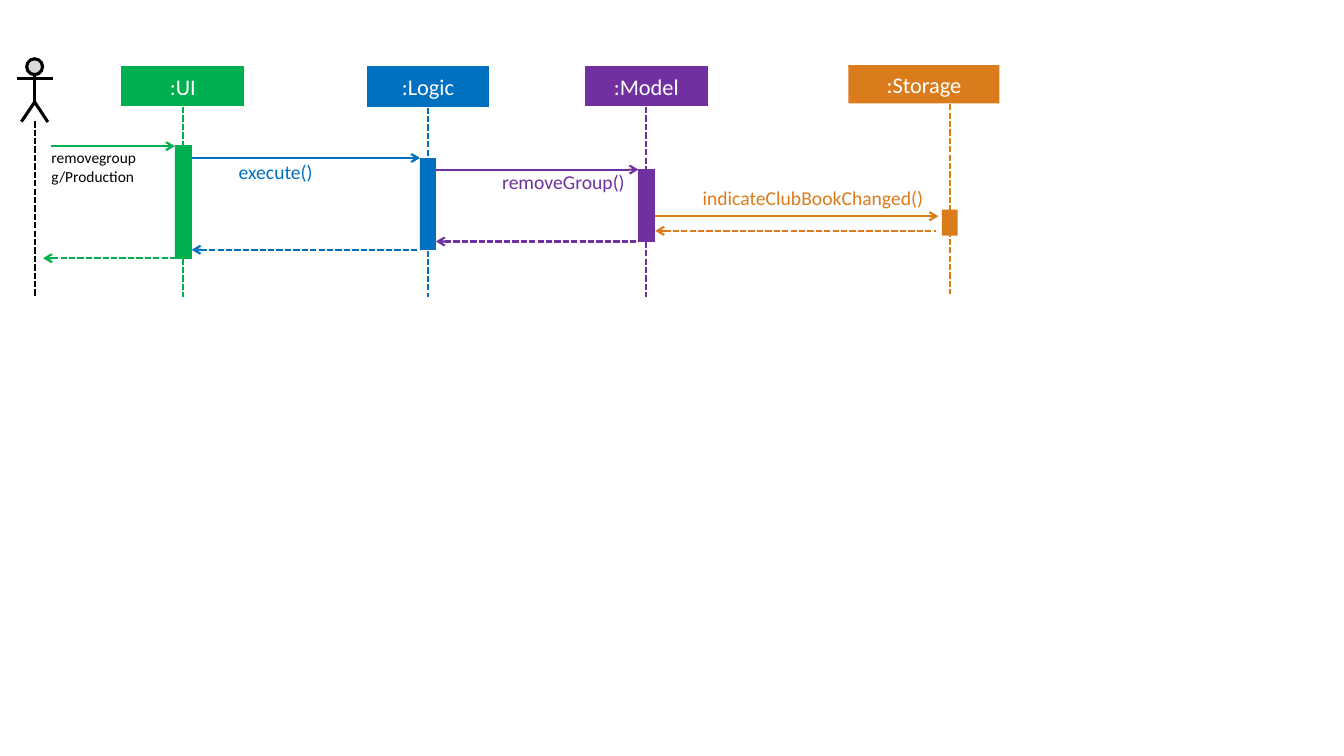
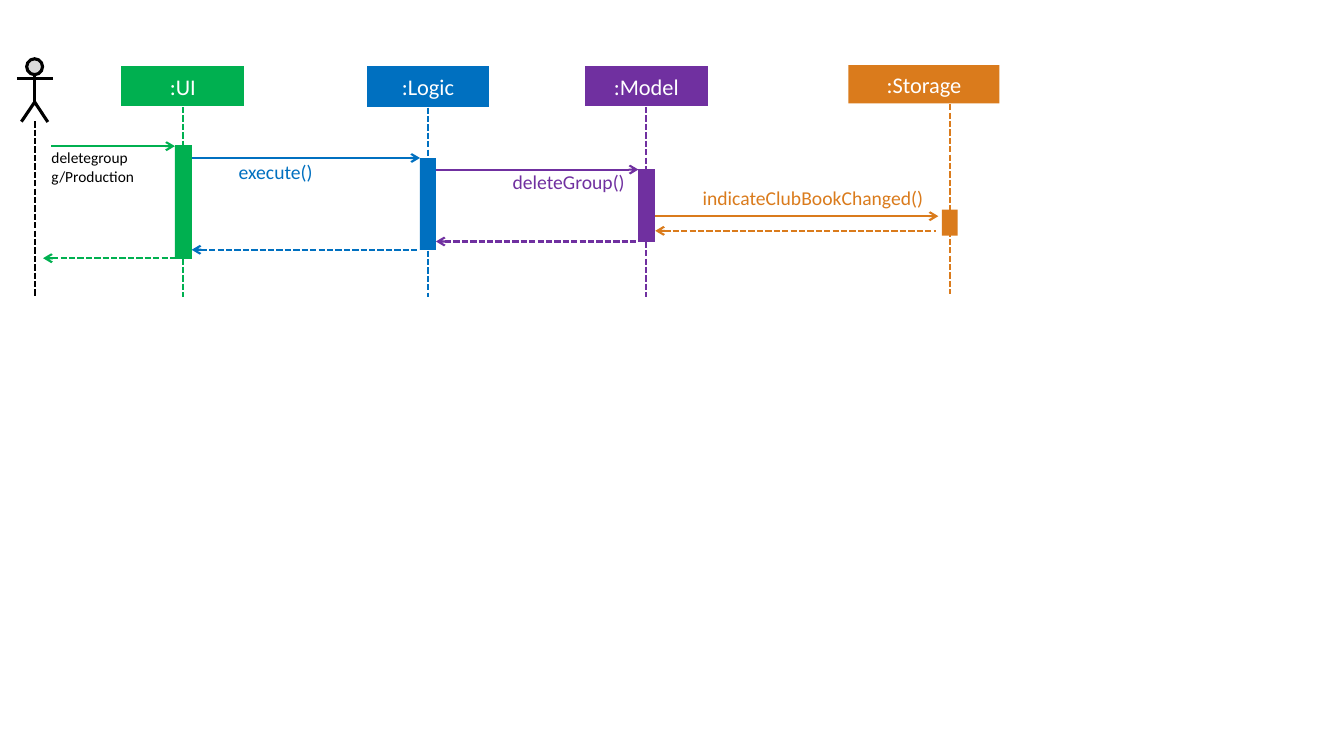
Before and after one commit to yash-chowdhary/addressbook-level4, a slide deck: slide 1 of docs/diagrams/SDforRemoveGroup.pptx. Drawn at 1344x756 pixels with LibreOffice and Linux fonts; fonts in the diff are those of the drawing. Boxes give left, top, right and bottom in pixels: in the first picture for what was removed or moved away, otherwise in the second. Text is boxed around its words. In the diff, an @@ line names an element or a change of style, - is before the commit and + after.

```diff
--- a/docs/diagrams/SDforRemoveGroup.pptx
+++ b/docs/diagrams/SDforRemoveGroup.pptx
@@ text at [51,152,127,166]: text changed @@
-removegroup
+deletegroup
@@ text at [513,175,625,192]: text changed @@
-removeGroup()
+deleteGroup()
```
Also in this commit, not shown: 8 other files.
